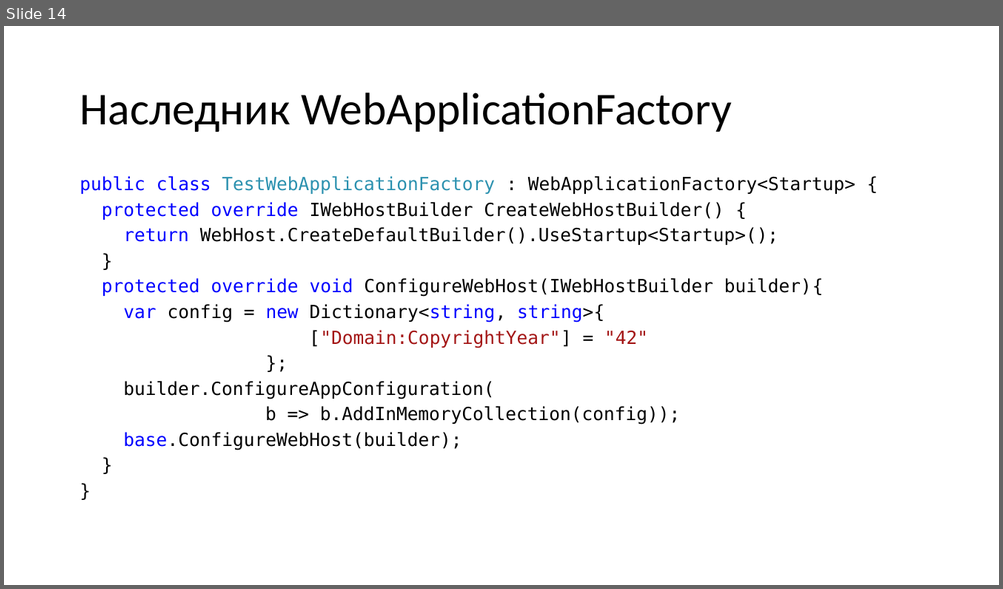
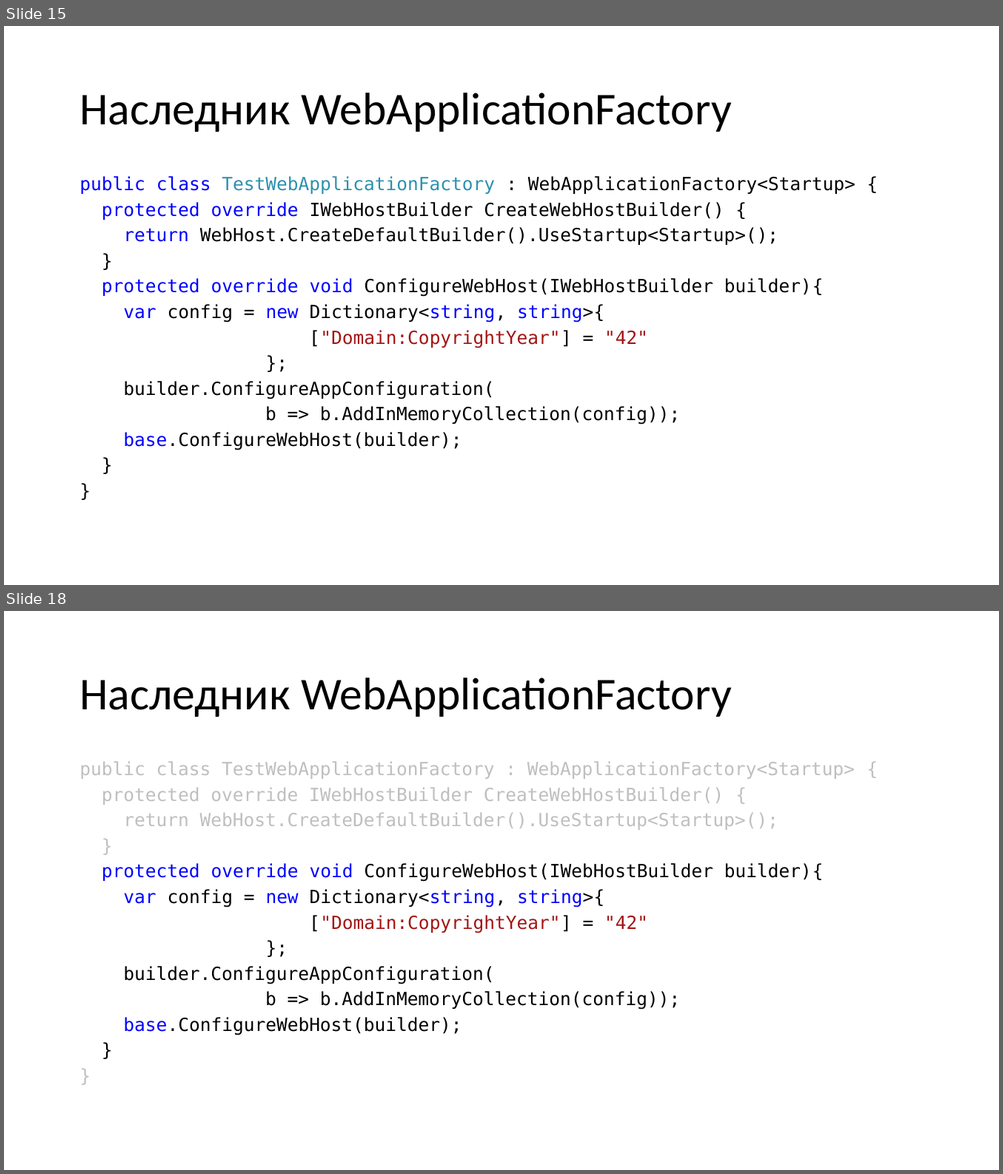
Before and after one commit to kugushev/presentations, a slide deck: 2019_Functional-Testing/Presentation.pptx. Shown one above the other, each under a label of ours: slide 14 before the commit, slides 15 and 18 after it; the slides between them are not shown. The pictures are 1003x589 and 1003x1174 pixels, drawn with LibreOffice and Linux fonts; fonts in the diff are those of the drawing. Boxes give left, top, right and bottom in pixels: in the first picture for what was removed or moved away, otherwise in the second. Text is boxed around its words. In the diff, an @@ line names an element or a change of style, - is before the commit and + after.

```diff
--- a/2019_Functional-Testing/Presentation.pptx
+++ b/2019_Functional-Testing/Presentation.pptx
@@ slide 18 added at (4,611,999,1170), background #FFFFFF @@
@@ title added at (79,678,731,717), 44 pt, text #000000 @@
+Наследник WebApplicationFactory
@@ text added at (79,761,854,1036), 17.5 pt, text #BFBFBF @@
+public class TestWebApplicationFactory : WebApplicationFactory<Startup> {
+protected override IWebHostBuilder CreateWebHostBuilder() {
+return WebHost.CreateDefaultBuilder().UseStartup<Startup>();
+}
+protected override void ConfigureWebHost(IWebHostBuilder builder){
+var config = new Dictionary<string, string>{
+["Domain:CopyrightYear"] = "42"
+};
+builder.ConfigureAppConfiguration(
+b => b.AddInMemoryCollection(config));
+base.ConfigureWebHost(builder);
+}
+}
@@ what was slide 14 is now slide 15 @@
```
Also in this commit, not shown: 1 slide changed, 58 other slides added, 12 other files.
